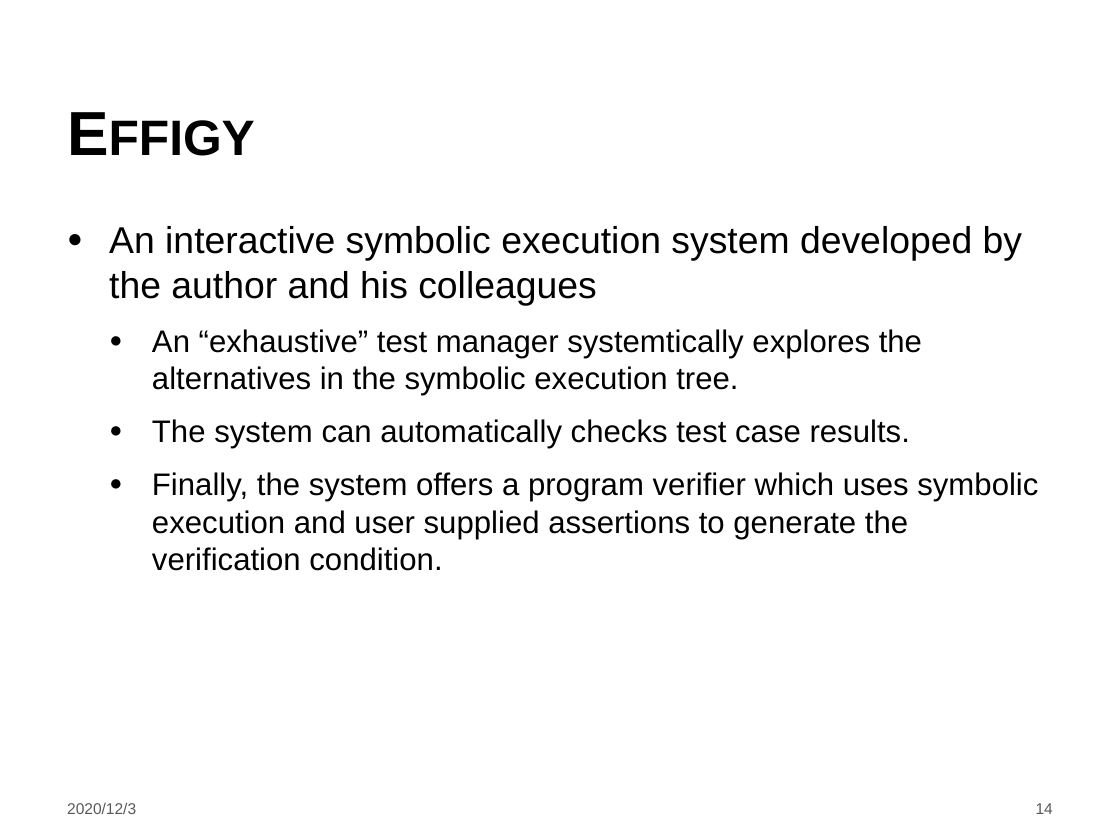
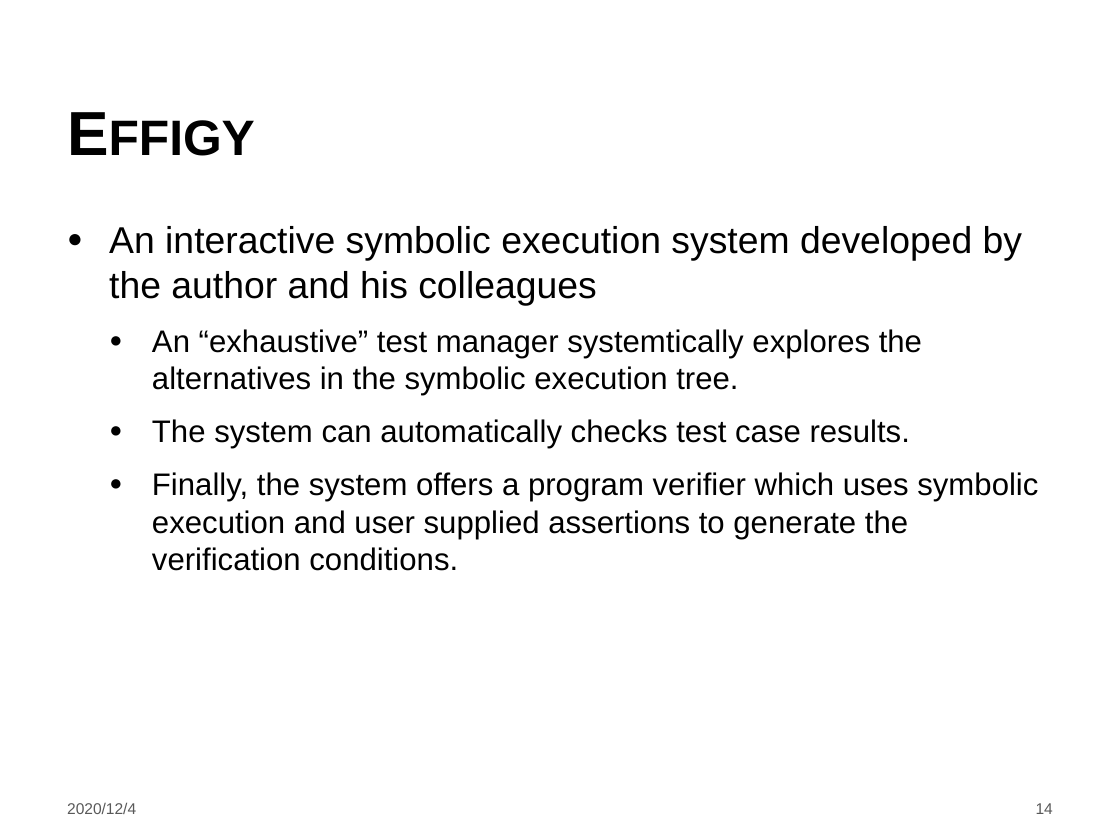
Before and after one commit to LintianShi/Research-Proposal, a slide deck: slide 14 of Symbolic_execution.pptx. Drawn at 1120x840 pixels with LibreOffice and Linux fonts; fonts in the diff are those of the drawing; background and template pictures are left out. Boxes give left, top, right and bottom in pixels: in the first picture for what was removed or moved away, otherwise in the second. Text is boxed around its words. In the diff, an @@ line names an element or a change of style, - is before the commit and + after.

Commit message:
final version

```diff
--- a/Symbolic_execution.pptx
+++ b/Symbolic_execution.pptx
@@ text at <box>152,472,1038,571</box>: text changed @@
-  ● Finally, the system offers a program verifier which uses symbolic execution and user supplied assertions to generate the verification condition.
+  ● Finally, the system offers a program verifier which uses symbolic execution and user supplied assertions to generate the verification conditions.
@@ text at <box>67,802,136,814</box>: text changed @@
-2020/12/3
+2020/12/4
```
Also in this commit, not shown: 17 other slides changed.
